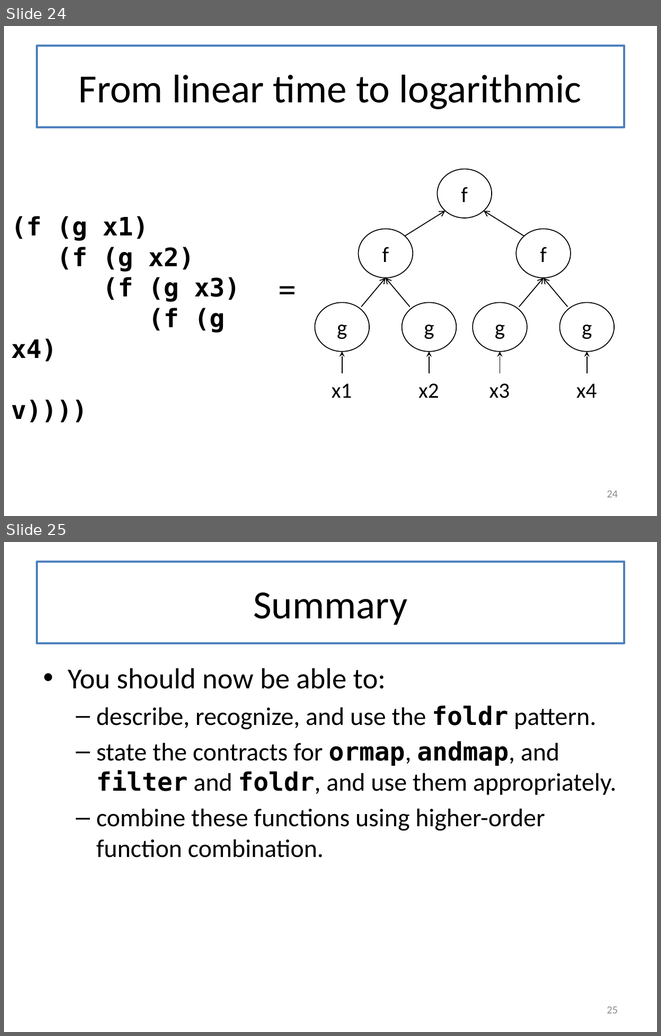
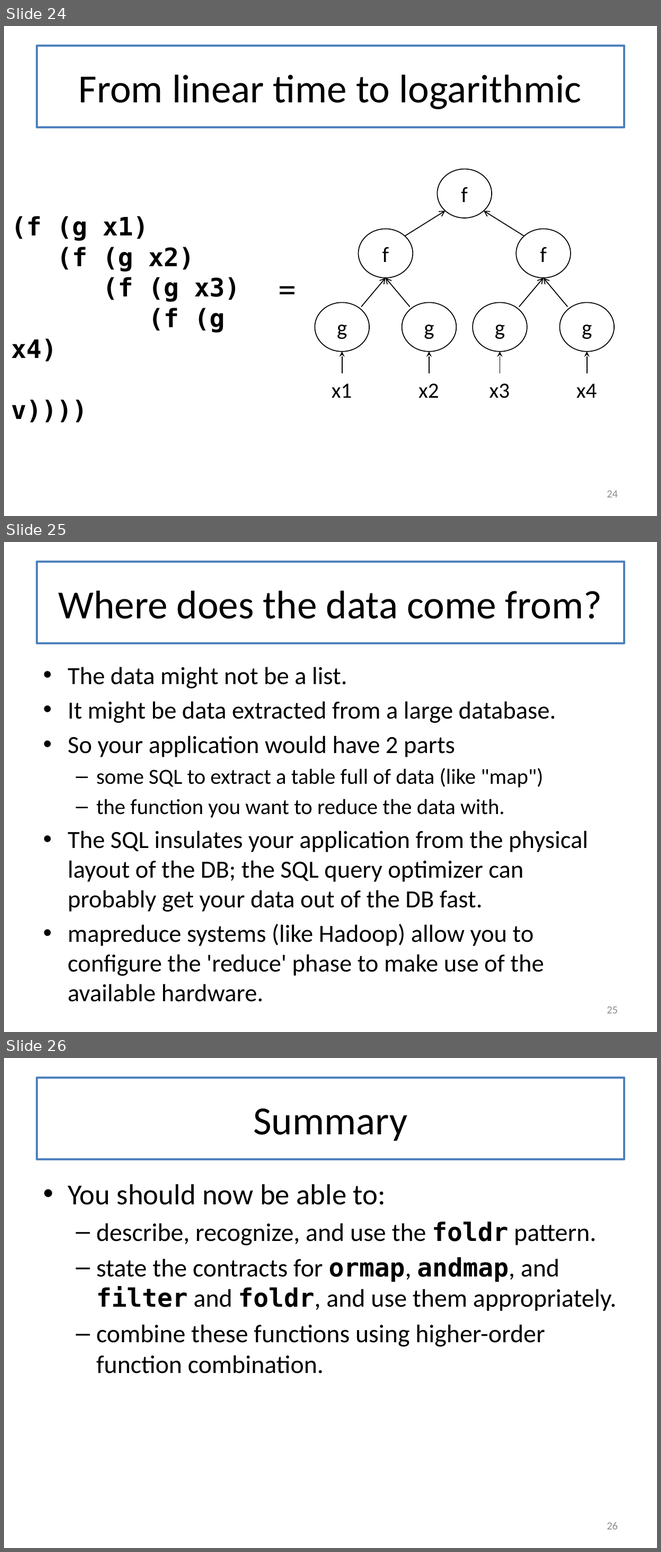
Before and after one commit to mwand/cs5010f16, a slide deck: Slides/Lesson 5.4 Foldr.pptx. Shown one above the other, each under a label of ours: slides 24 and 25 before the commit, slides 24, 25 and 26 after it. The pictures are 661x1036 and 661x1552 pixels, drawn with LibreOffice and Linux fonts; fonts in the diff are those of the drawing. Boxes give left, top, right and bottom in pixels: in the first picture for what was removed or moved away, otherwise in the second. Text is boxed around its words. In the diff, an @@ line names an element or a change of style, - is before the commit and + after.

```diff
--- a/Slides/Lesson 5.4 Foldr.pptx
+++ b/Slides/Lesson 5.4 Foldr.pptx
@@ slide 25 added at (x1=4, y1=542, x2=657, y2=1032), background #FFFFFF @@
@@ title added at (x1=37, y1=562, x2=624, y2=643), fill #FFFFFF, outline #4F81BD 2.25 pt, 44 pt, text #000000 @@
+Where does the data come from?
@@ text added at (x1=68, y1=667, x2=588, y2=976), 27.2 pt, text #000000 @@
+• The data might not be a list.
+• It might be data extracted from a large database.
+• So your application would have 2 parts
+  – some SQL to extract a table full of data (like "map")
+  – the function you want to reduce the data with.
+• The SQL insulates your application from the physical layout of the DB; the SQL query optimizer can probably get your data out of the DB fast.
+• mapreduce systems (like Hadoop) allow you to configure the 'reduce' phase to make use of the available hardware.
@@ page number added at (x1=607, y1=1006, x2=618, y2=1013), 12 pt, text #8C8C8C @@
+25
@@ what was slide 25 is now slide 26 @@
@@ page number at (x1=607, y1=1522, x2=618, y2=1529): text changed @@
-25
+26
```
Also in this commit, not shown: 2 slides changed, 12 other files.
